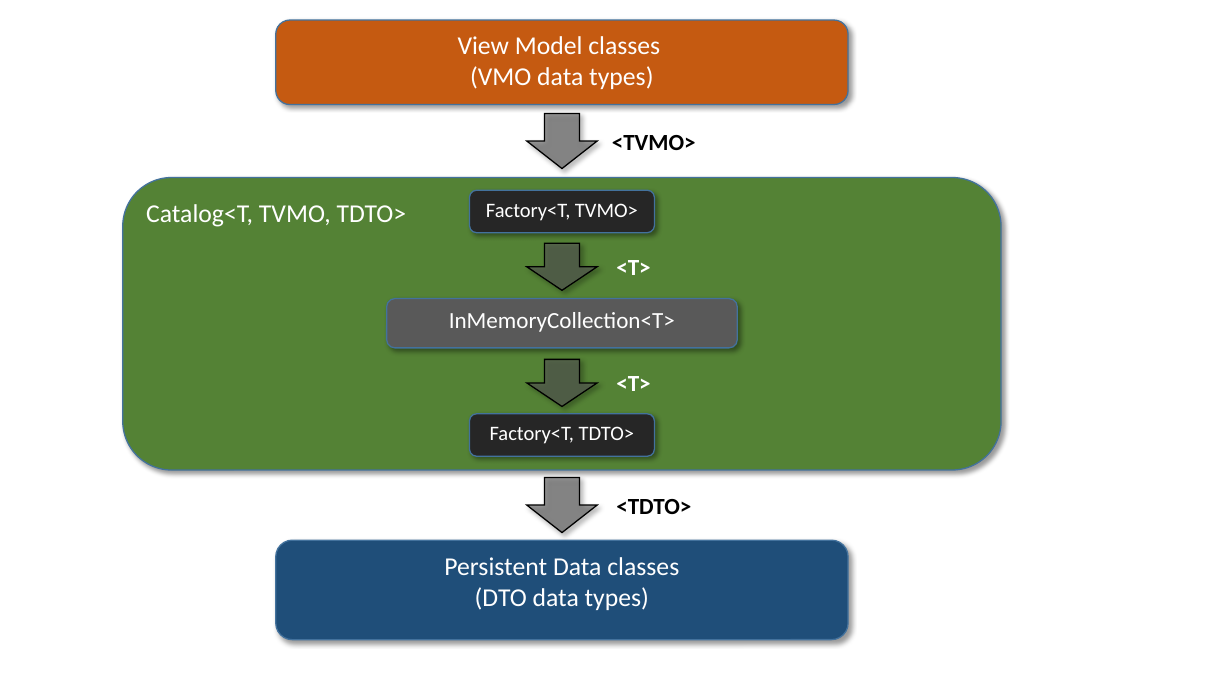
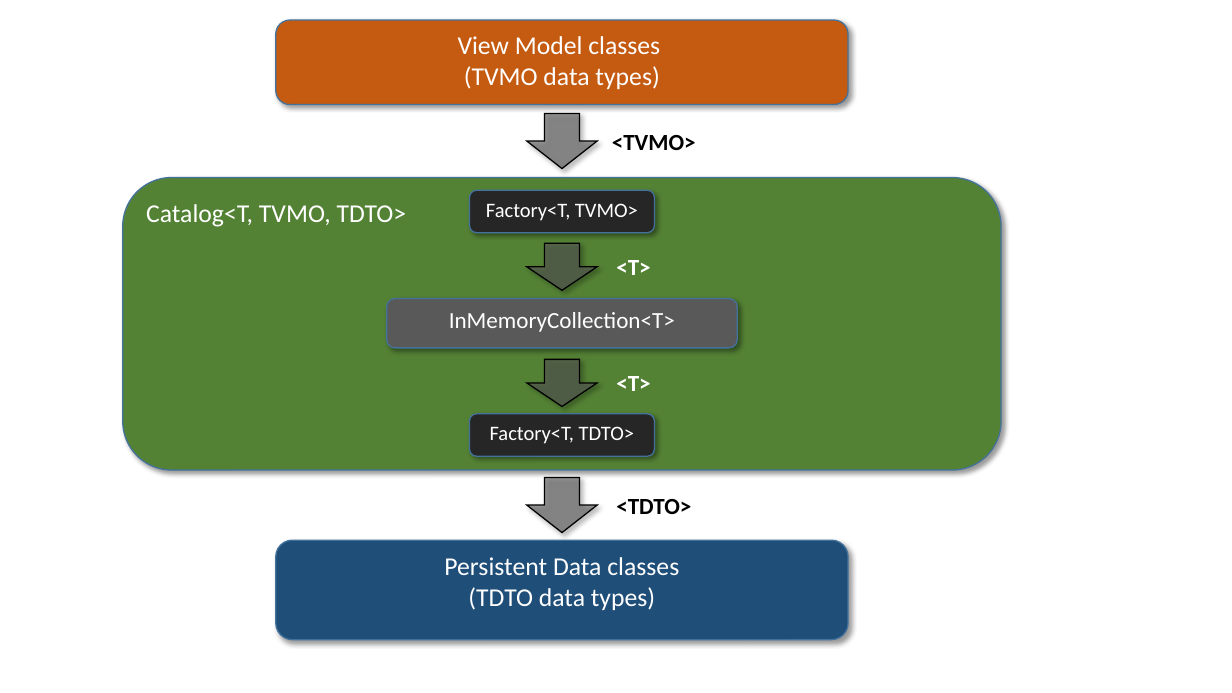
Before and after one commit to perl-easj/Teaching-materials, a slide deck: slide 31 of CSharpProgramming/Presentations/MVVMStarter Class Library.pptx (slide 21 before the commit). Drawn at 1232x693 pixels with LibreOffice and Linux fonts; fonts in the diff are those of the drawing. Boxes give left, top, right and bottom in pixels: in the first picture for what was removed or moved away, otherwise in the second. Text is boxed around its words. In the diff, an @@ line names an element or a change of style, - is before the commit and + after.

```diff
--- a/CSharpProgramming/Presentations/MVVMStarter Class Library.pptx
+++ b/CSharpProgramming/Presentations/MVVMStarter Class Library.pptx
@@ text in rounded rectangle at bbox=[464, 66, 659, 89]: text changed @@
-(VMO data types)
+(TVMO data types)
@@ text in rounded rectangle at bbox=[468, 587, 655, 610]: text changed @@
-(DTO data types)
+(TDTO data types)
```
Also in this commit, not shown: 2 other slides changed, 11 slides added, 2 other files.
